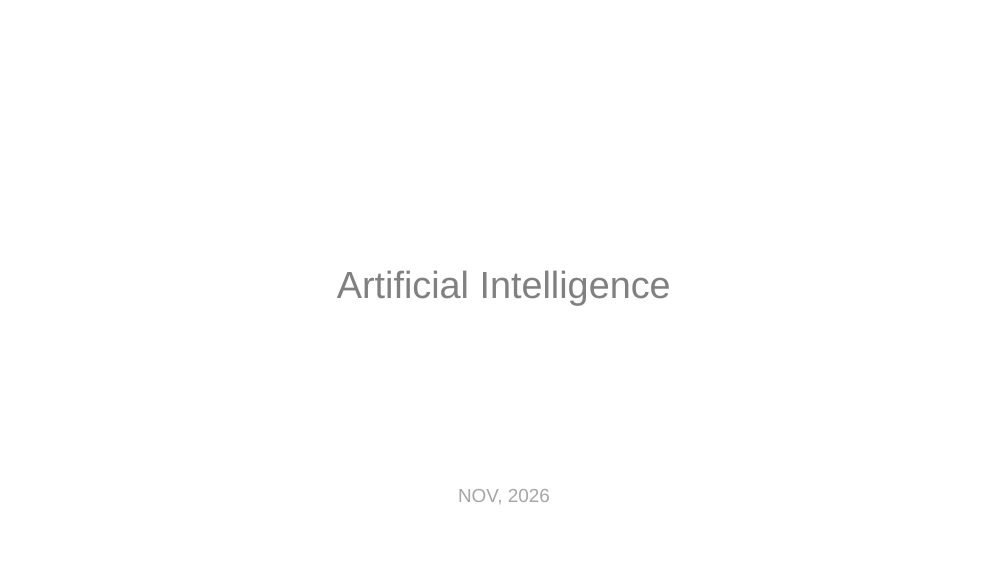
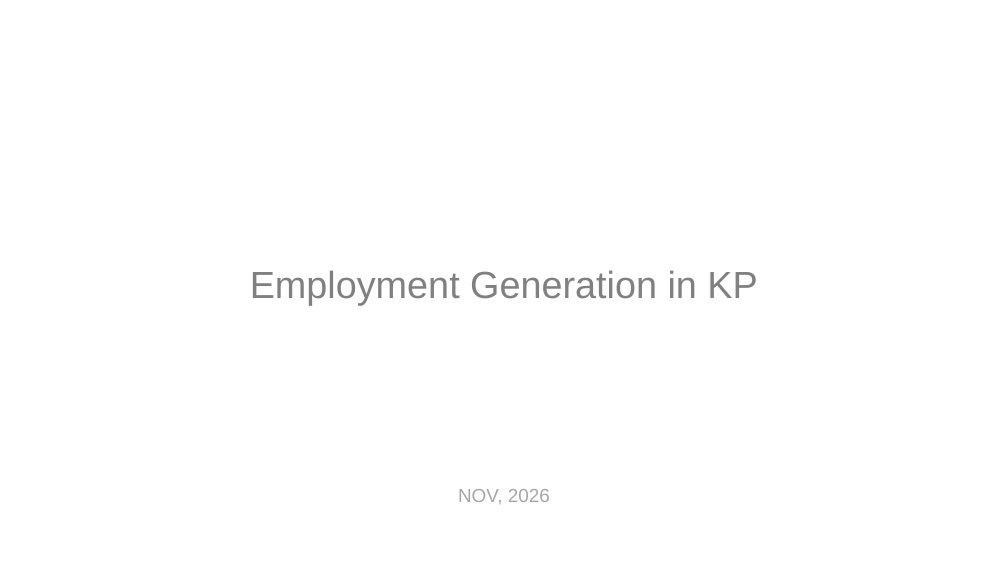
Before and after one commit to gb007waq/SLIDIFY, a slide deck: slide 1 of examples/sample.pptx. Drawn at 1008x567 pixels with LibreOffice and Linux fonts; fonts in the diff are those of the drawing. Boxes give left, top, right and bottom in pixels: in the first picture for what was removed or moved away, otherwise in the second. Text is boxed around its words. In the diff, an @@ line names an element or a change of style, - is before the commit and + after.

```diff
--- a/examples/sample.pptx
+++ b/examples/sample.pptx
@@ text at (250,270,757,305): text changed @@
-Artificial Intelligence
+Employment Generation in KP
```
Also in this commit, not shown: 10 slides added, 8 slides removed, 13 other files.
